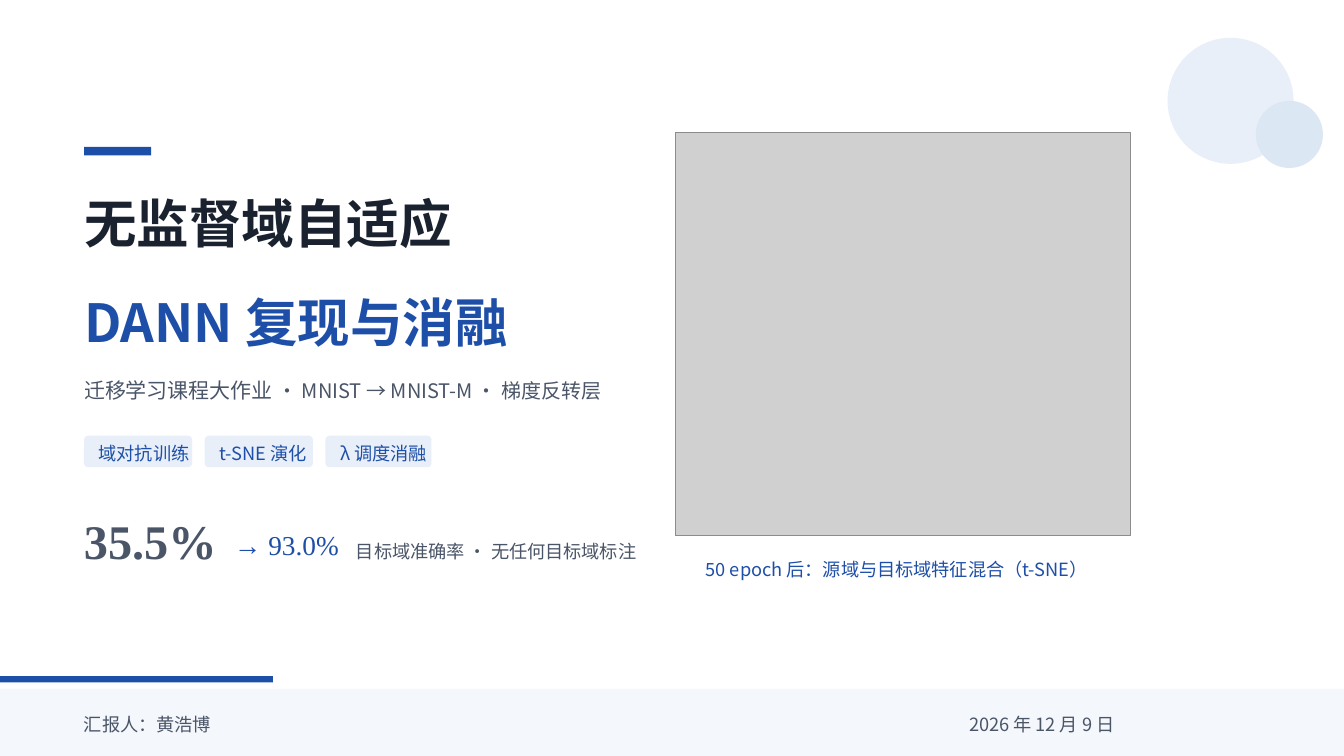
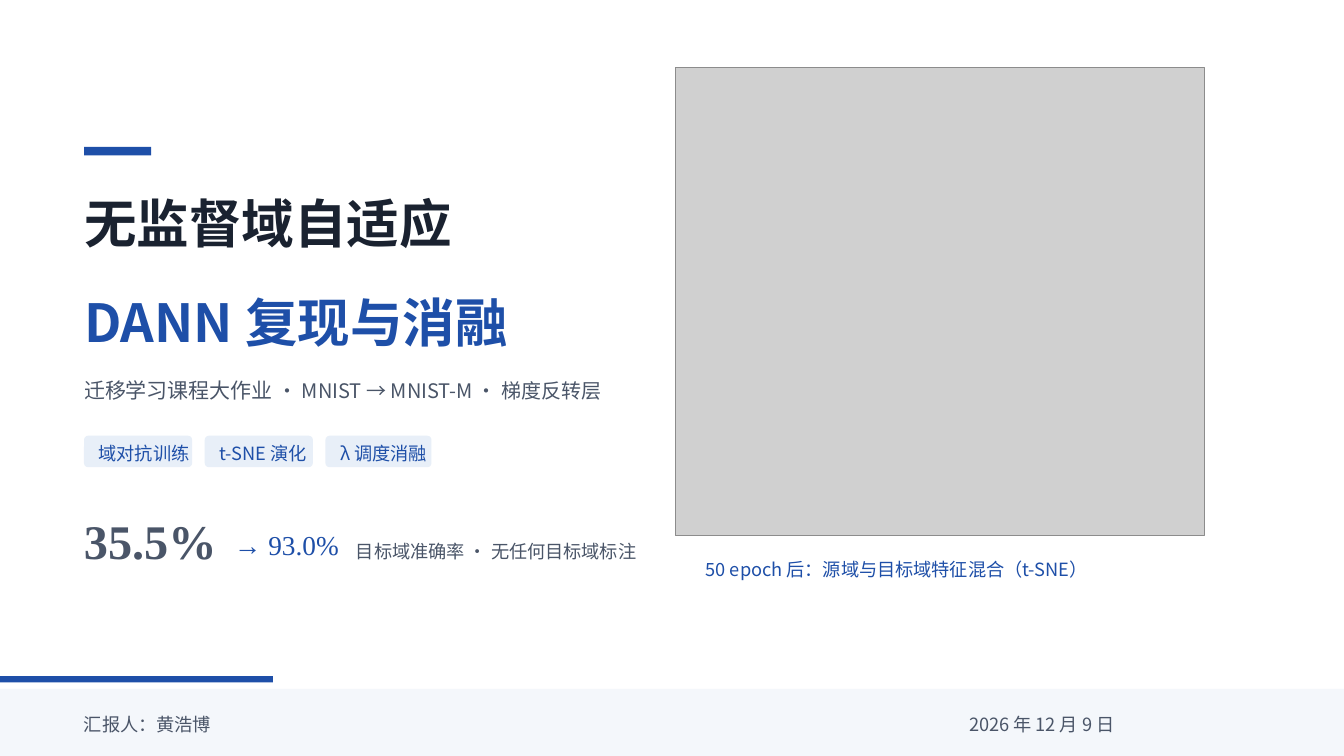
Before and after one commit to IsukaShinji/2026-fall-transfer-learning, a slide deck: slide 1 of 个人展示/汇报/DANN域自适应汇报/DANN域自适应汇报.pptx. Drawn at 1344x756 pixels with LibreOffice and Linux fonts; fonts in the diff are those of the drawing; grey boxes stand for pictures. Boxes give left, top, right and bottom in pixels: in the first picture for what was removed or moved away, otherwise in the second. Text is boxed around its words. In the diff, an @@ line names an element or a change of style, - is before the commit and + after.

```diff
--- a/个人展示/汇报/DANN域自适应汇报/DANN域自适应汇报.pptx
+++ b/个人展示/汇报/DANN域自适应汇报/DANN域自适应汇报.pptx
@@ rounded rectangle removed at box(1168, 38, 1294, 164) @@
@@ picture: place and size @@
-picture at box(676, 133, 1131, 536)
+picture at box(676, 68, 1205, 536)
@@ rounded rectangle removed at box(1256, 101, 1324, 168) @@
```
Also in this commit, not shown: 3 other slides changed.
